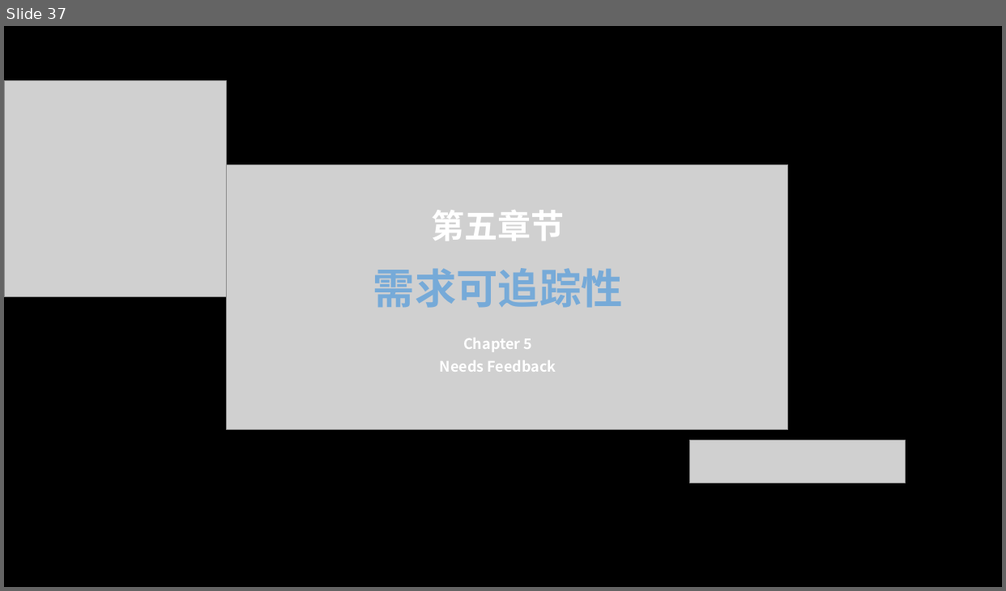
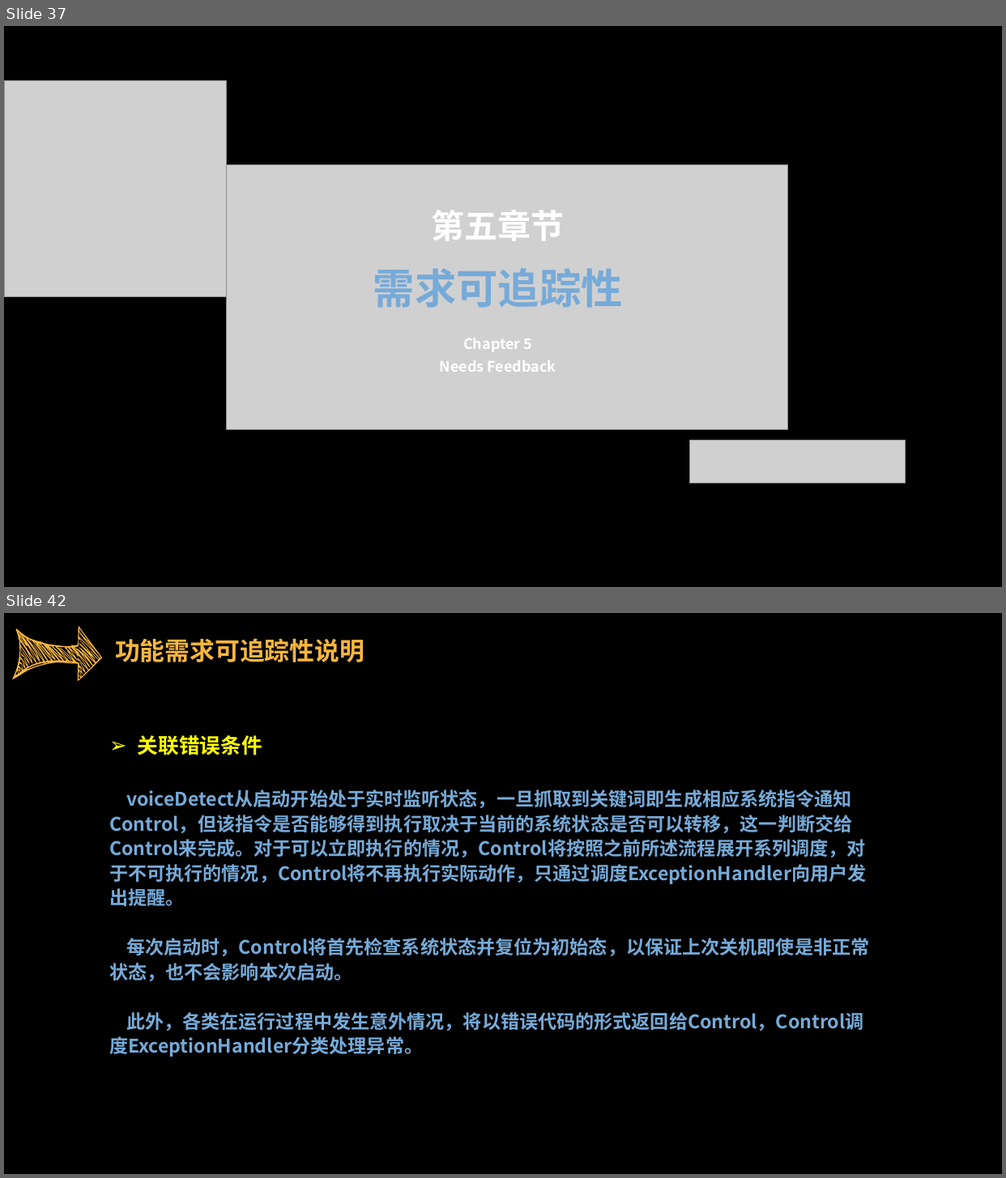
Before and after one commit to sebuaa2019/Team103, a slide deck: SE0423答辩TEAM103.pptx. Shown one above the other, each under a label of ours: slide 37 before the commit, slides 37 and 42 after it; the slides between them are not shown. The pictures are 1006x591 and 1006x1178 pixels, drawn with LibreOffice and Linux fonts; fonts in the diff are those of the drawing; grey boxes stand for pictures. Boxes give left, top, right and bottom in pixels: in the first picture for what was removed or moved away, otherwise in the second. Text is boxed around its words. In the diff, an @@ line names an element or a change of style, - is before the commit and + after.

```diff
--- a/SE0423答辩TEAM103.pptx
+++ b/SE0423答辩TEAM103.pptx
@@ slide 42 added at box(4, 613, 1002, 1174), background #000000 @@
@@ freeform shape added at box(12, 626, 102, 681), fill #F7B63E @@
@@ text added at box(115, 638, 364, 662), 24 pt, text #F7B63E, bold @@
+功能需求可追踪性说明
@@ text added at box(109, 735, 869, 1057), 18 pt, text #76AAD8, bold @@
+➢ 关联错误条件
+voiceDetect从启动开始处于实时监听状态，一旦抓取到关键词即生成相应系统指令通知Control，但该指令是否能够得到执行取决于当前的系统状态是否可以转移，这一判断交给Control来完成。对于可以立即执行的情况，Control将按照之前所述流程展开系列调度，对于不可执行的情况，Control将不再执行实际动作，只通过调度ExceptionHandler向用户发出提醒。
+每次启动时，Control将首先检查系统状态并复位为初始态，以保证上次关机即使是非正常状态，也不会影响本次启动。
+此外，各类在运行过程中发生意外情况，将以错误代码的形式返回给Control，Control调度ExceptionHandler分类处理异常。
```
Also in this commit, not shown: 21 slides changed, 5 other slides added, 1 slide removed.
